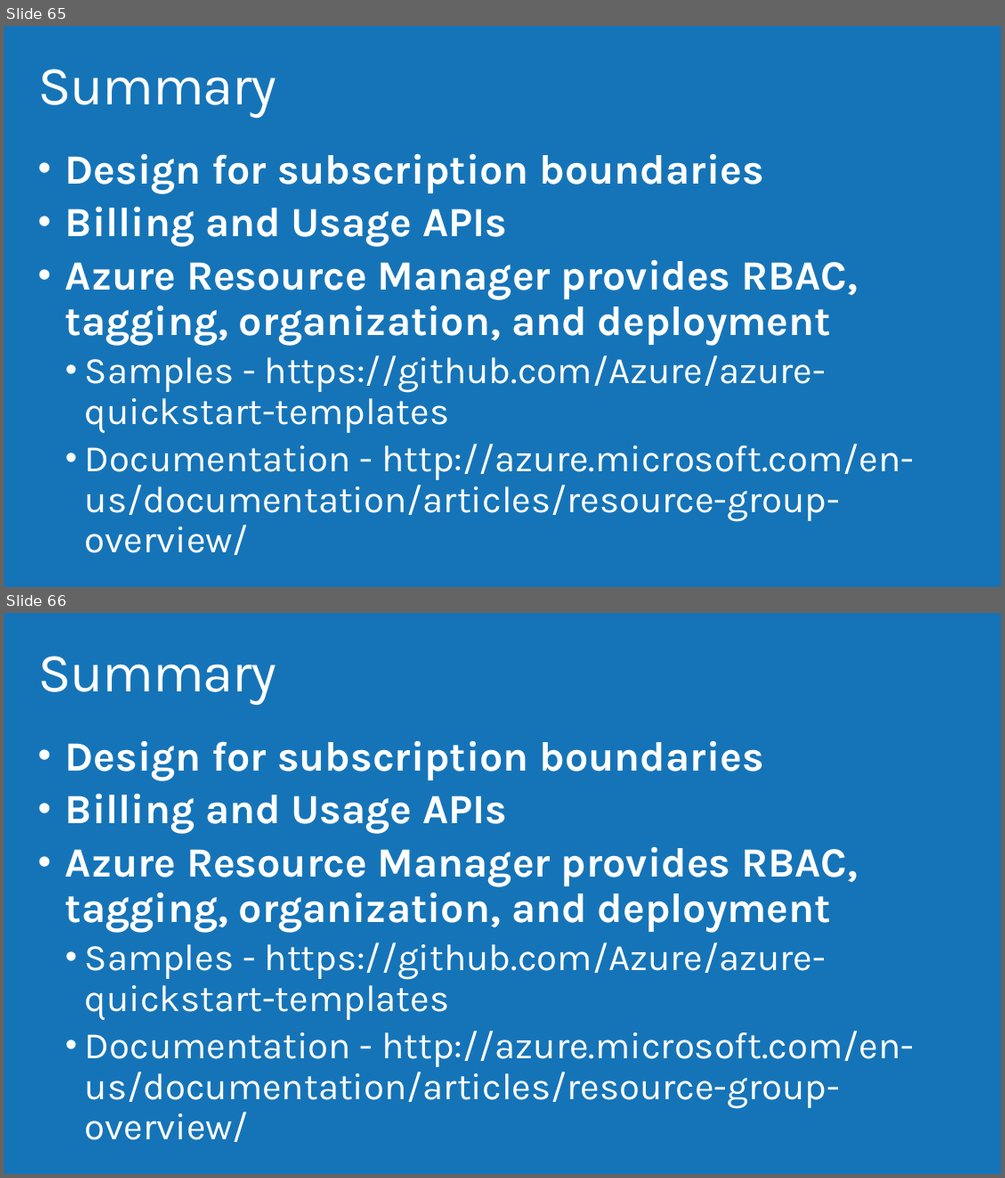
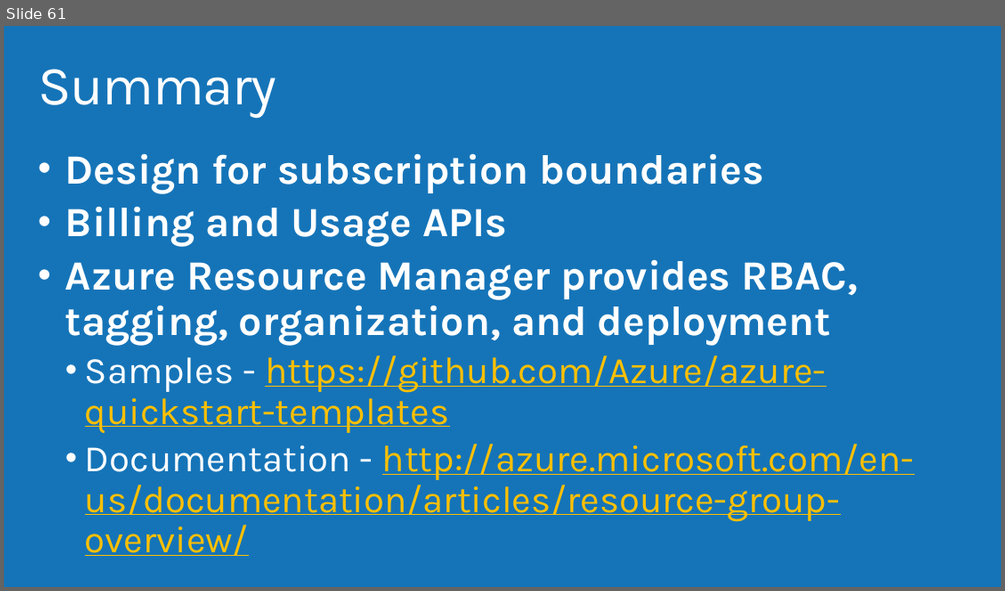
Before and after one commit to AzureCAT-GSI/Designing-and-Managing-Azure-Subscriptions, a slide deck: Designing and Managing Azure Subscriptions.pptx. Shown one above the other, each under a label of ours: slides 65 and 66 before the commit, slide 61 after it. The pictures are 1005x1178 and 1005x591 pixels, drawn with LibreOffice and Linux fonts; fonts in the diff are those of the drawing; background and template pictures are left out. Boxes give left, top, right and bottom in pixels: in the first picture for what was removed or moved away, otherwise in the second. Text is boxed around its words. In the diff, an @@ line names an element or a change of style, - is before the commit and + after.

```diff
--- a/Designing and Managing Azure Subscriptions.pptx
+++ b/Designing and Managing Azure Subscriptions.pptx
@@ slide 66 removed at (4,613,1001,1174), background #1574B8 @@
@@ title removed at (38,656,276,706) @@
-Summary
@@ text removed at (65,740,914,1142) @@
-• Design for subscription boundaries
-• Billing and Usage APIs
-• Azure Resource Manager provides RBAC, tagging, organization, and deployment
-  • Samples - https://github.com/Azure/azure-quickstart-templates
-  • Documentation - http://azure.microsoft.com/en-us/documentation/articles/resource-group-overview/
@@ what was slide 65 is now slide 61 @@
@@ slide 61 changed as well @@
@@ text at (85,355,914,556): text colour #FFFFFF to #FFC000, underline on in "https://github.com/Azure/azure-quickstart-templates", "http://azure.microsoft.com/en-us/documentation/articles/reso ..." @@
```
Also in this commit, not shown: 20 other slides changed, 1 slide added, 5 other slides removed.
